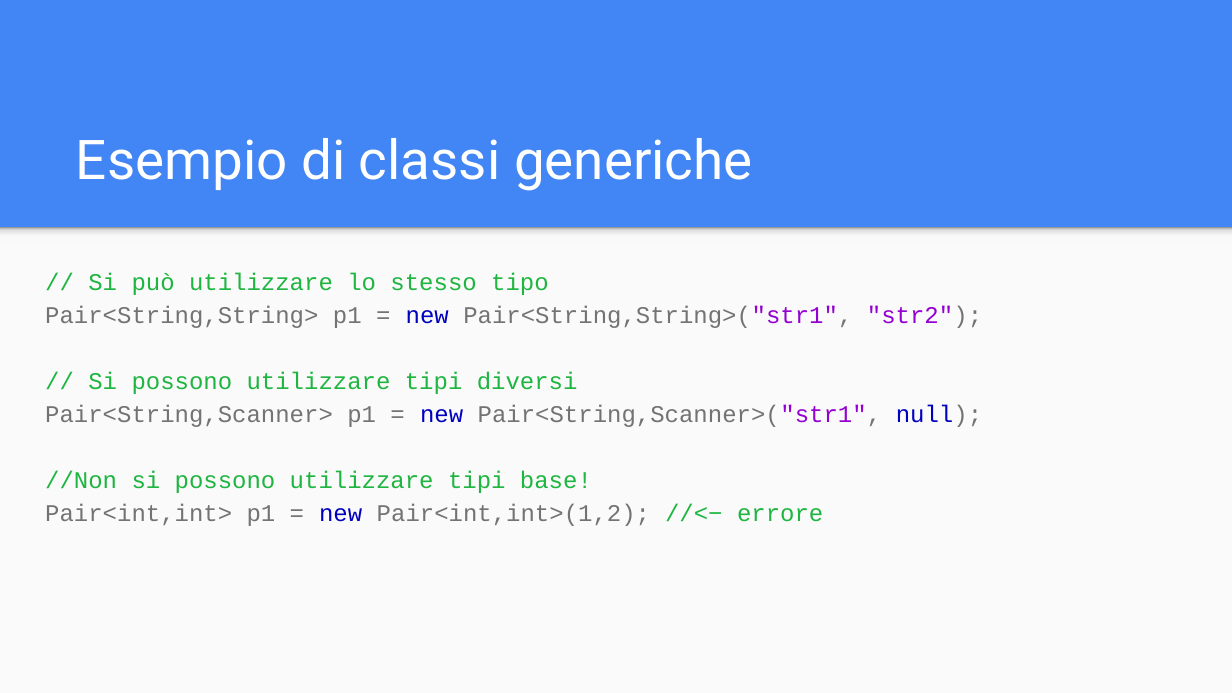
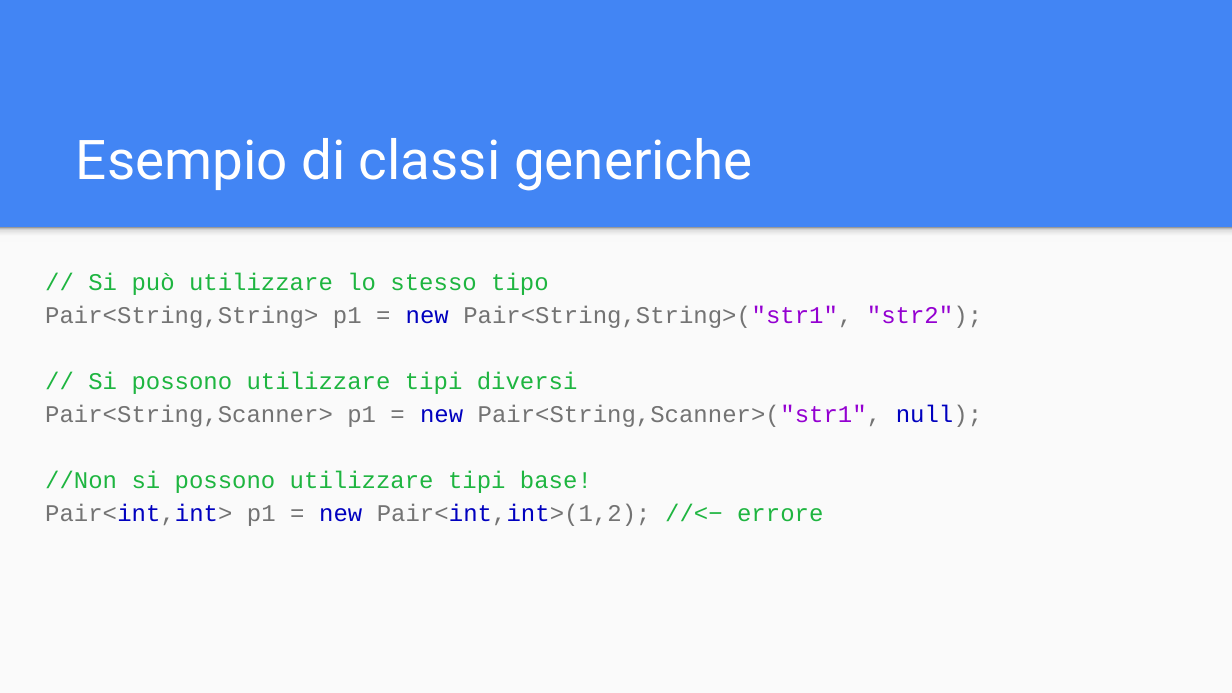
Before and after one commit to Rhaegal222/User-Interface-Design, a slide deck: slide 22 of Slides/1 - Java/02 - Java - Ereditarietà, Generics, Classi Wrapper.pptx. Drawn at 1232x693 pixels with LibreOffice and Linux fonts; fonts in the diff are those of the drawing. Boxes give left, top, right and bottom in pixels: in the first picture for what was removed or moved away, otherwise in the second. Text is boxed around its words. In the diff, an @@ line names an element or a change of style, - is before the commit and + after.

```diff
--- a/Slides/1 - Java/02 - Java - Ereditarietà, Generics, Classi Wrapper.pptx
+++ b/Slides/1 - Java/02 - Java - Ereditarietà, Generics, Classi Wrapper.pptx
@@ text at (x1=45, y1=504, x2=823, y2=526): text colour #737373 to #0000BF in "Pair<int,int> Pair<int,int>(1,2);" @@
```
Also in this commit, not shown: 3 other slides changed, 32 other files.
